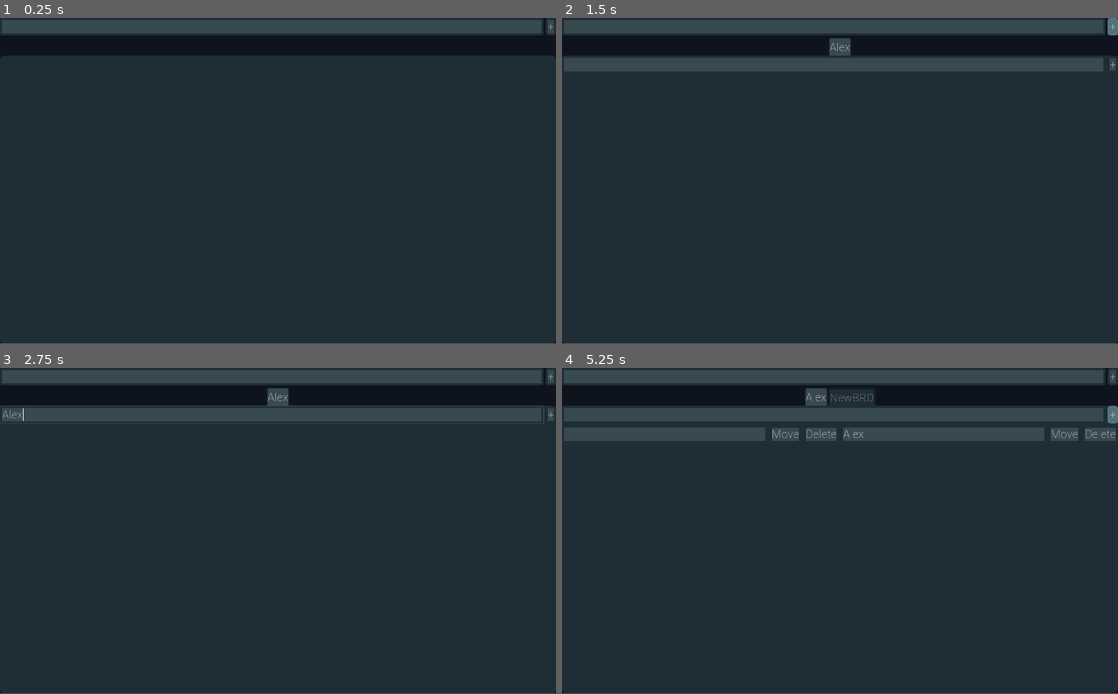
Above: before the commit, frames 1-4 (two rows, left to right).
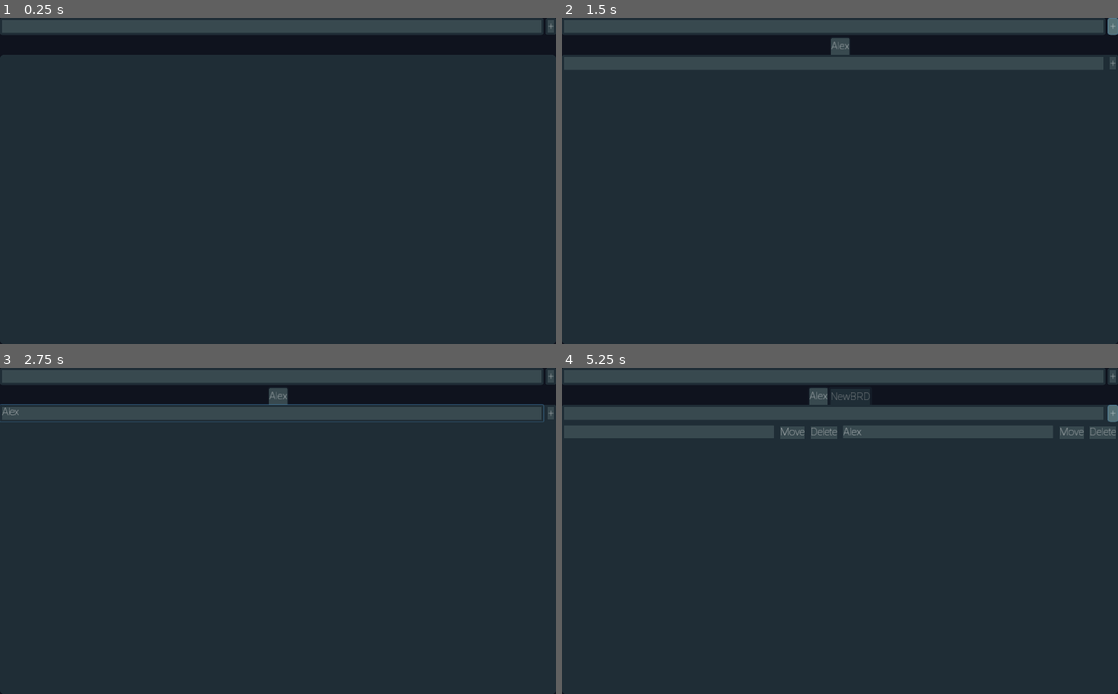
Above: after the commit, the same moments.

Repository: FunNoober/BRD-Sharp
Game: Godot game, scene res://assets/scenes/Main.tscn
Same seed, same stepped clock (60 frames per second), same inputs: the game is played once before the commit and once after it.
Inputs (mouse positions are in pixels of both pictures, inside the frame that each line leads up to):
- Up to frame 1 (0.25 s): no input
- Up to frame 2 (1.5 s): click (834, 27) at 0.52 s; type "Alex" at 0.6 s; click "+" at 1.25 s
- Up to frame 3 (2.75 s): click (272, 413) at 2.02 s; type "Alex" at 2.1 s
- Up to frame 4 (5.25 s): click "+" at 2.75 s; click "Move" at 3.5 s; click "+" at 4.25 s; click "+" at 5 s
In our replay, the window is 800x468 before the commit and 800x469 after it. These sizes can differ from the game's own. Grey fills any space a smaller window leaves; there, only what the larger window draws over its background counts as a difference.

The runs differ from the first frame. In frame 1, 0.2% of the frame differs, in the area x 0-100%, y 1-100%; in frame 2, 0.9%; in frame 3, 1.8%; in frame 4, 2.7%.

Commit message:
Accidentally Overwritten older files Fixed Now

Diff:
--- a/project.godot
+++ b/project.godot
@@ -10,13 +10,29 @@
 
 [application]
 
-config/name="Project- Brd 2"
+config/name="Project-BRD"
 run/main_scene="res://assets/scenes/Main.tscn"
 config/icon="res://icon.png"
+config/windows_native_icon="res://icon.ico"
 
 [display]
 
-window/handheld/orientation="portrait"
+window/stretch/mode="2d"
+
+[input]
+
+ui_accept={
+"deadzone": 0.5,
+"events": [ Object(InputEventKey,"resource_local_to_scene":false,"resource_name":"","device":0,"alt":false,"shift":false,"control":false,"meta":false,"command":false,"pressed":false,"scancode":16777221,"physical_scancode":0,"unicode":0,"echo":false,"script":null)
+, Object(InputEventKey,"resource_local_to_scene":false,"resource_name":"","device":0,"alt":false,"shift":false,"control":false,"meta":false,"command":false,"pressed":false,"scancode":16777222,"physical_scancode":0,"unicode":0,"echo":false,"script":null)
+, Object(InputEventJoypadButton,"resource_local_to_scene":false,"resource_name":"","device":0,"button_index":0,"pressure":0.0,"pressed":false,"script":null)
+ ]
+}
+ui_click={
+"deadzone": 0.5,
+"events": [ Object(InputEventMouseButton,"resource_local_to_scene":false,"resource_name":"","device":0,"alt":false,"shift":false,"control":false,"meta":false,"command":false,"button_mask":0,"position":Vector2( 0, 0 ),"global_position":Vector2( 0, 0 ),"factor":1.0,"button_index":1,"pressed":false,"doubleclick":false,"script":null)
+ ]
+}
 
 [physics]
 
Binary file changed: icon.png
